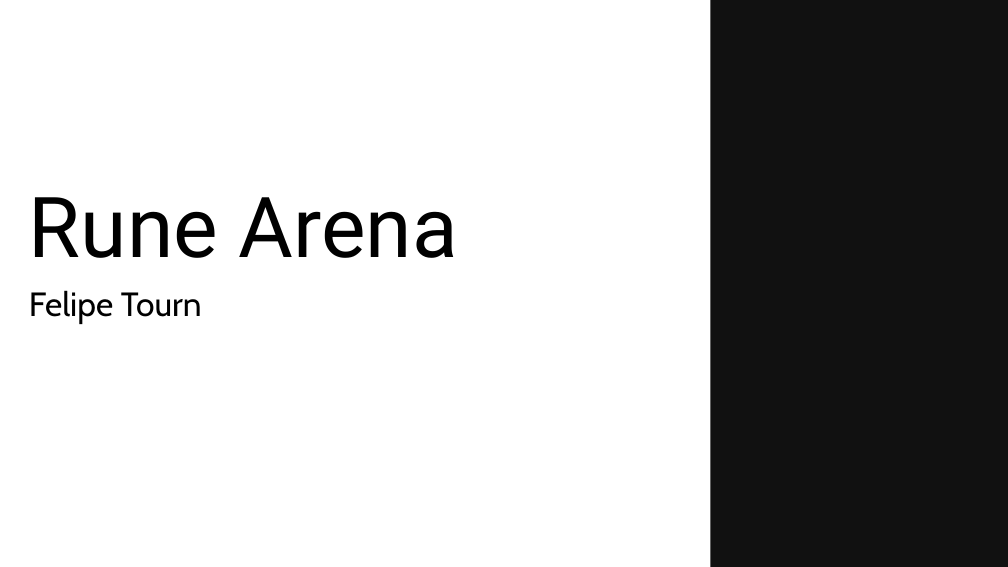
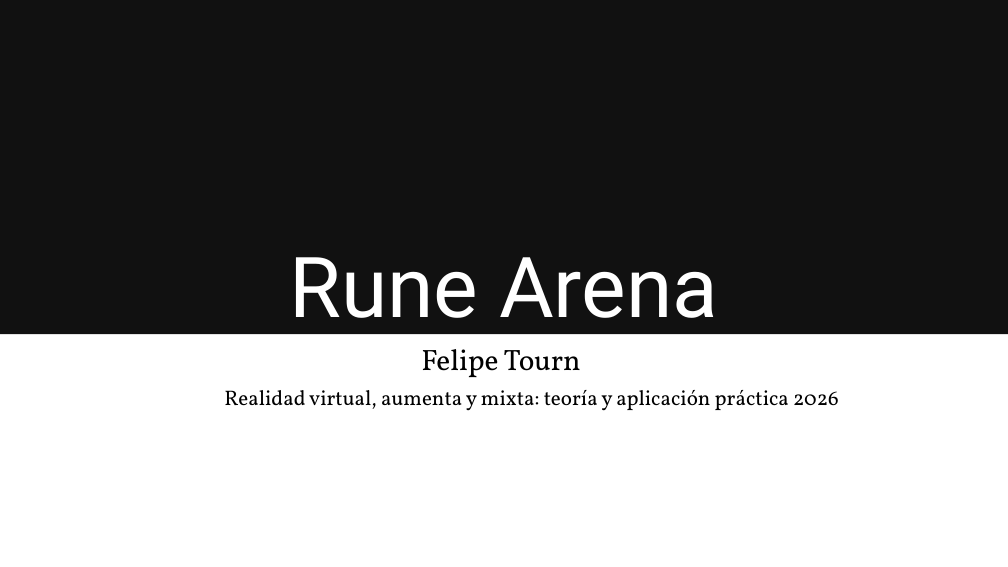
Before and after one commit to felipetourn/RuneArena, a slide deck: slide 1 of Presentacion/RuneArena.pptx. Drawn at 1008x567 pixels with LibreOffice and Linux fonts; fonts in the diff are those of the drawing. Boxes give left, top, right and bottom in pixels: in the first picture for what was removed or moved away, otherwise in the second. Text is boxed around its words. In the diff, an @@ line names an element or a change of style, - is before the commit and + after.

```diff
--- a/Presentacion/RuneArena.pptx
+++ b/Presentacion/RuneArena.pptx
@@ rectangle added at bbox=[0, 0, 1008, 334], fill #111111 @@
@@ rectangle removed at bbox=[711, 0, 1008, 567] @@
@@ text "Rune Arena": place and size @@
-text "Rune Arena" at bbox=[29, 197, 458, 258]
+text "Rune Arena" at bbox=[289, 257, 718, 337]
@@ text "Rune Arena" at bbox=[289, 257, 718, 337]: text colour #000000 to #FFFFFF; alignment left to centre @@
@@ text "Felipe Tourn": place and size @@
-text "Felipe Tourn" at bbox=[29, 290, 202, 324]
+text "Felipe Tourn" at bbox=[421, 349, 581, 378]
@@ text "Felipe Tourn" at bbox=[421, 349, 581, 378]: size 32 to 28 pt, font Cabin to Vollkorn; alignment left to centre @@
@@ text added at bbox=[224, 390, 839, 411], 20 pt, text #000000 @@
+Realidad virtual, aumenta y mixta: teoría y aplicación práctica 2026
```
Also in this commit, not shown: 5 slides added, 10 slides removed, 13 other files.
